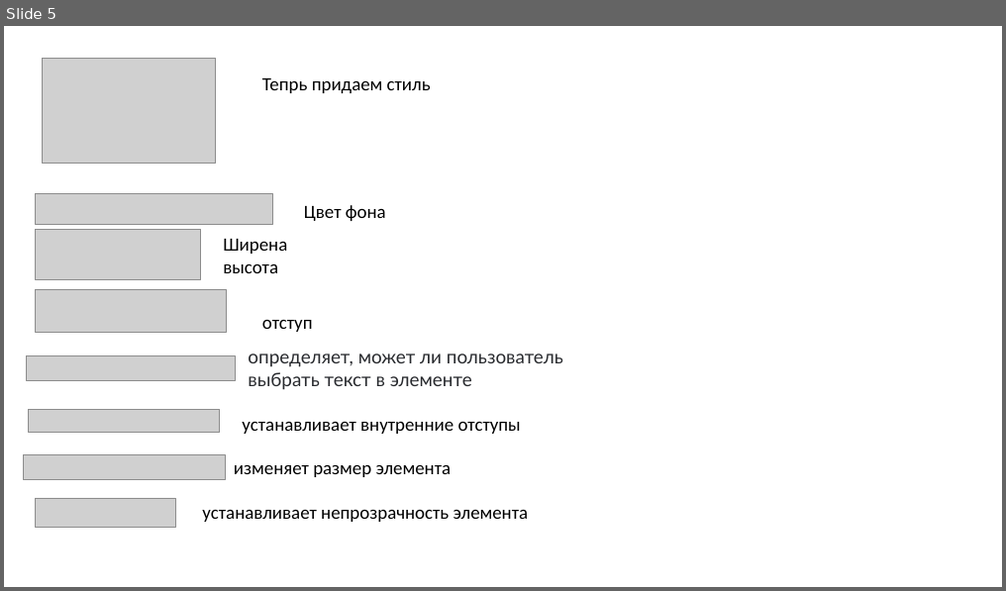
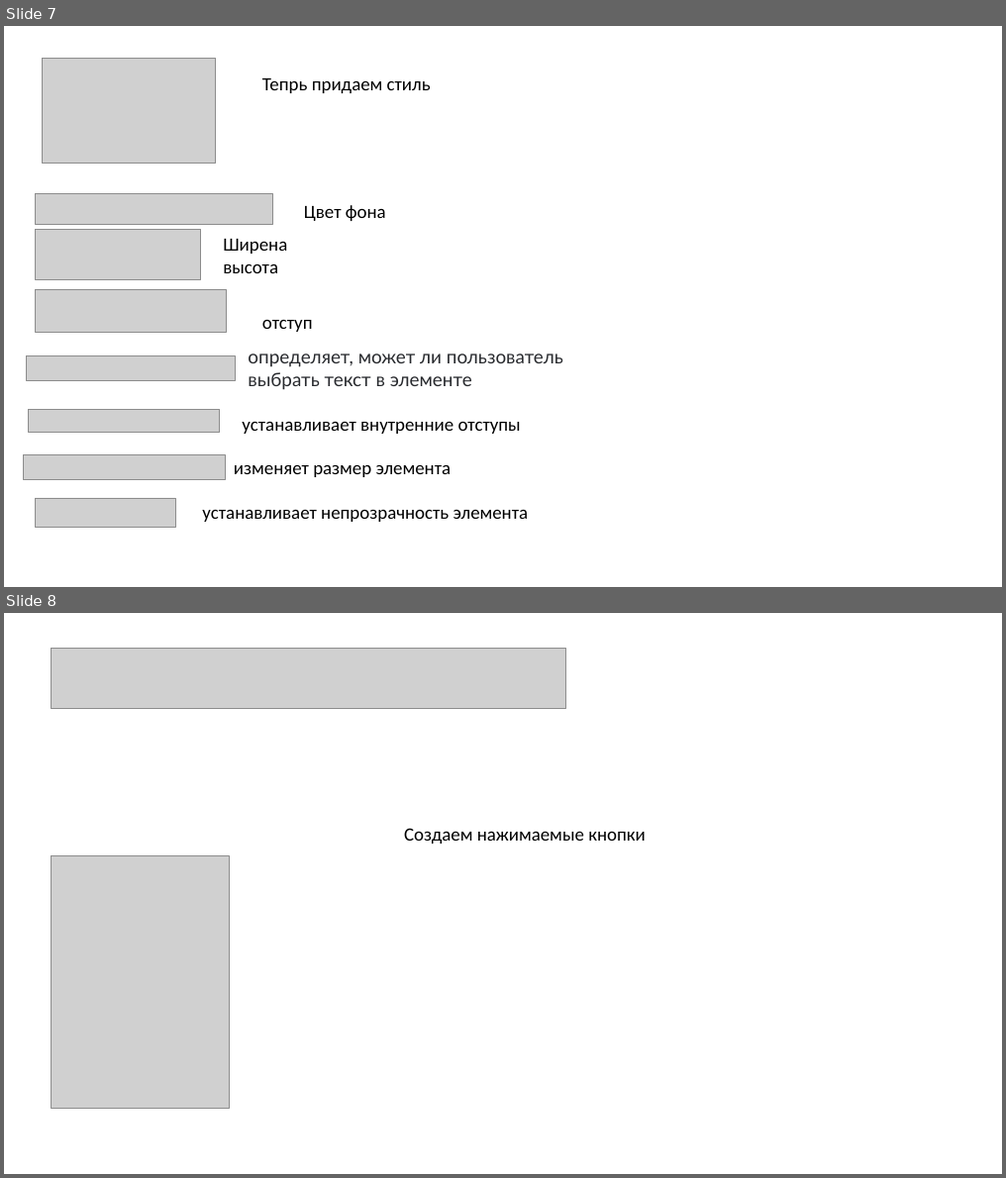
Before and after one commit to fehdvs/cacc, a slide deck: oiiyi57e568.pptx. Shown one above the other, each under a label of ours: slide 5 before the commit, slides 7 and 8 after it. The pictures are 1006x591 and 1006x1178 pixels, drawn with LibreOffice and Linux fonts; fonts in the diff are those of the drawing; grey boxes stand for pictures. Boxes give left, top, right and bottom in pixels: in the first picture for what was removed or moved away, otherwise in the second. Text is boxed around its words. In the diff, an @@ line names an element or a change of style, - is before the commit and + after.

```diff
--- a/oiiyi57e568.pptx
+++ b/oiiyi57e568.pptx
@@ slide 8 added at box(4, 613, 1002, 1174), background #FFFFFF @@
@@ picture added at box(52, 649, 566, 709) @@
@@ text added at box(404, 828, 646, 844), 18 pt, text #000000 @@
+Создаем нажимаемые кнопки
@@ picture added at box(52, 857, 229, 1109) @@
@@ what was slide 5 is now slide 7 @@
```
Also in this commit, not shown: 4 other slides added, 4 slides removed.
